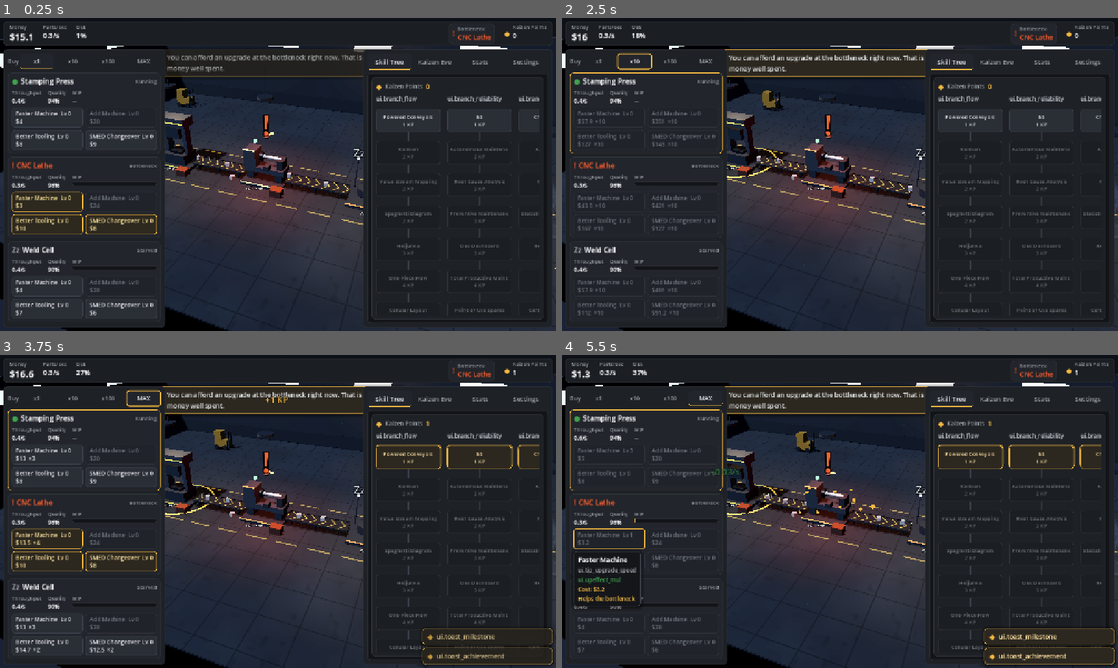
Above: before the commit, frames 1-4 (two rows, left to right).
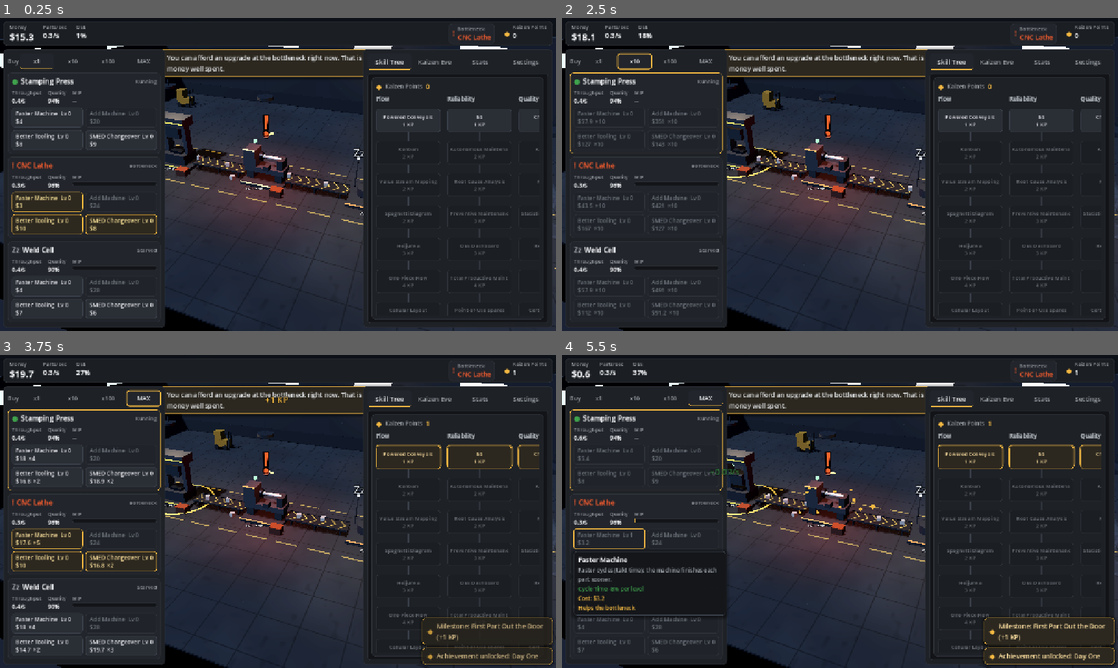
Above: after the commit, the same moments.

Repository: LukeBesel/MinerGame
Game: Godot game, scene res://src/core/main.tscn
The game is run twice, just before and just after one commit, with the same random seed, the same clock (stepped at 60 frames per second) and the same inputs.
Inputs (mouse positions are in pixels of both pictures, inside the frame that each line leads up to):
- Up to frame 1 (0.25 s): no input
- Up to frame 2 (2.5 s): tap Enter (ui_accept) at 0.5 s; drag from (645, 111) to (895, 105) at 0.52 s; click "x1" at 1.25 s; click "x10" at 2 s
- Up to frame 3 (3.75 s): click "x100" at 2.75 s; click "MAX" at 3.5 s
- Up to frame 4 (5.5 s): click (612, 455) at 4.25 s, where only the run before the commit has a clickable "Faster Machine Lv 0 $13 ×3"; click "Faster Machine Lv 0 $3" at 5 s

The runs differ from the first frame. In frame 1, 1.0% of the frame differs, in the area x 5-97%, y 4-27%; in frame 2, 0.4%; in frame 3, 1.1%; in frame 4, 2.2%, in the area x 2-100%, y 4-98%.

Commit message:
Integration: value-add pricing, boot-order fix, locale merge, Steamworks table, docs
- Enable balance.value_add_pricing (sale price scales with unlocked station count) —
  resolves the flat-pricing trap where unlocks were revenue-negative; unlock-value
  estimator accounts for the (k+1)-station price bump; regression test added
- Boot instances world+HUD before save load so the offline popup catches its signal
- Merge 64 UI/save locale keys into en.json (354 total)
- Generate the complete 30-row Steamworks achievements paste table from data
- Record integration decisions; rewrite KNOWN_ISSUES; full CHANGELOG; commit .uid sidecars

Suite: 126 passed / 0 failed (1379 asserts); BNK_SMOKE boot produces and sells live

Co-Authored-By: Claude Fable 5 <noreply@anthropic.com>
Claude-Session: https://claude.ai/code/session_01UW1R7KequUn9wq9wBxEnr4

Diff:
--- a/src/core/main.gd
+++ b/src/core/main.gd
@@ -11,8 +11,10 @@
 
 func _ready() -> void:
 	InputSetup.register_actions()
+	# Layers first: SaveManager.boot_load() emits offline_report synchronously, so the
+	# HUD must already be subscribed or the "While you were away" popup is lost.
+	_instance_layers()
 	_boot_game()
-	_instance_layers()
 	EventBus.load_completed.emit()
 	_maybe_run_smoke()
 
--- a/src/data/balance.json
+++ b/src/data/balance.json
@@ -1,6 +1,7 @@
 {
 	"schema_version": 1,
 	"price_per_part": 1.5,
+	"value_add_pricing": true,
 	"starting_money": 15,
 	"tick_rate": 10,
 	"buffer_base_cap": 100,
--- a/src/data/locale/en.json
+++ b/src/data/locale/en.json
@@ -5,7 +5,6 @@
 	"station.paint": "Paint Booth",
 	"station.assembly": "Assembly Cell",
 	"station.pack": "QA & Packout",
-
 	"upgrade.speed": "Faster Machine",
 	"upgrade.speed.tip": "Trim seconds off every cycle. The classic first move.",
 	"upgrade.machine": "Add Machine",
@@ -14,7 +13,6 @@
 	"upgrade.tooling.tip": "Sharper dies and truer fixtures — fewer parts take the walk of shame to the scrap bin.",
 	"upgrade.smed": "SMED Changeover",
 	"upgrade.smed.tip": "Faster tool swaps mean less downtime between jobs and more time actually making things.",
-
 	"skill.powered_conveyors.name": "Powered Conveyors",
 	"skill.powered_conveyors.tip": "Motorized belts pace the whole line — and from here on you can watch flow visibly speed up as you improve it.",
 	"skill.kanban.name": "Kanban",
@@ -35,7 +33,6 @@
 	"skill.pull_system.tip": "Downstream demand pulls work through the line. Nothing gets built on a hunch.",
 	"skill.drum_buffer_rope.name": "Drum-Buffer-Rope",
 	"skill.drum_buffer_rope.tip": "March the whole line to the bottleneck's drumbeat — Theory of Constraints, the very game you are playing.",
-
 	"skill.five_s.name": "5S",
 	"skill.five_s.tip": "Sort, Set in order, Shine, Standardize, Sustain. A clean station is a station you can trust.",
 	"skill.autonomous_maintenance.name": "Autonomous Maintenance",
@@ -56,7 +53,6 @@
 	"skill.lights_out_shift.tip": "The line keeps running while you're away. The machines don't miss you. Honestly.",
 	"skill.zero_breakdowns.name": "Zero Breakdowns",
 	"skill.zero_breakdowns.tip": "The TPM dream: machines that simply do not stop unless asked nicely.",
-
 	"skill.check_sheets.name": "Check Sheets",
 	"skill.check_sheets.tip": "Tally marks on a clipboard — the humble ancestor of every quality system on Earth.",
 	"skill.andon_cord.name": "Andon Cord",
@@ -77,7 +73,6 @@
 	"skill.quality_at_source.tip": "Every station inspects its own work. Final inspection stops playing goalie.",
 	"skill.built_in_quality.name": "Built-In Quality",
 	"skill.built_in_quality.tip": "Quality designed into the process itself. The scrap bin starts collecting dust.",
-
 	"skill.time_study.name": "Time Study",
 	"skill.time_study.tip": "Stand at the line with a stopwatch and learn where seconds go to die.",
 	"skill.smed_workshop.name": "SMED",
@@ -98,7 +93,6 @@
 	"skill.chaku_chaku.tip": "'Load-load': the operator drops a part in and walks on; machines eject their own.",
 	"skill.flow_at_takt.name": "Flow at Takt",
 	"skill.flow_at_takt.tip": "The whole line breathing in rhythm — the quiet hum of a plant at peace.",
-
 	"skill.morning_huddle.name": "Morning Huddle",
 	"skill.morning_huddle.tip": "Five minutes at the whiteboard so the whole crew rows in the same direction.",
 	"skill.cross_training.name": "Cross-Training",
@@ -121,7 +115,6 @@
 	"skill.hoshin_kanri.tip": "Point every improvement at the same true north. Effort stops canceling itself out.",
 	"skill.ci_manager.name": "CI Manager",
 	"skill.ci_manager.tip": "A Continuous Improvement manager who buys the best upgrade for you. Delegation: the final lean tool.",
-
 	"ms.first_part": "First Part Out the Door",
 	"ms.parts_100": "100 Parts Made",
 	"ms.parts_2500": "2,500 Parts Made",
@@ -146,7 +139,6 @@
 	"ms.upgrades_50": "50 Upgrades Installed",
 	"ms.oee_50": "OEE Above 50%",
 	"ms.oee_70": "OEE Above 70%",
-
 	"ach.ACH_FIRST_PART.name": "Day One",
 	"ach.ACH_FIRST_PART.desc": "Ship your first gizmo. Frame the invoice.",
 	"ach.ACH_PARTS_100.name": "Batch of a Hundred",
@@ -207,7 +199,6 @@
 	"ach.ACH_KAIZEN_7.desc": "Hold 7 Kaizen Events.",
 	"ach.ACH_WORLD_CLASS.name": "World Class",
 	"ach.ACH_WORLD_CLASS.desc": "Hold 15 Kaizen Events. Toyota would like a word. A kind one.",
-
 	"hint.hint_starved": "A station is starving — its input bin is empty. The real problem is upstream: speed up the station before it.",
 	"hint.hint_afford_fix": "You can afford an upgrade at the bottleneck right now. That is always money well spent.",
 	"hint.hint_stuck_90": "The same station has been the constraint for a while. Focus your spending there — improving anything else improves nothing.",
@@ -218,7 +209,6 @@
 	"hint.hint_gemba": "Press Tab to walk the floor. Problems look different from where the work actually happens.",
 	"hint.hint_watch": "Watch the line flow: parts pile up in front of the slowest station, and red means 'fix me first.'",
 	"hint.hint_buffers": "Big piles between stations feel safe, but they just hide problems. Lean folk say 'inventory' the way sailors say 'leak.'",
-
 	"ui.money": "Money",
 	"ui.parts_per_sec": "Parts/sec",
 	"ui.oee": "OEE",
@@ -298,5 +288,69 @@
 	"ui.close": "Close",
 	"ui.cancel": "Cancel",
 	"ui.confirm": "Confirm",
-	"ui.new_game": "New Game"
+	"ui.new_game": "New Game",
+	"ui.ok": "OK",
+	"ui.no_data": "Nothing here yet.",
+	"ui.money_amount": "${0}",
+	"ui.kp_amount": "{0} KP",
+	"ui.mult_value": "x{0}",
+	"ui.dur_h": "{0}h",
+	"ui.dur_m": "{0}m",
+	"ui.dur_s": "{0}s",
+	"ui.offline_parts": "Parts produced: {0}",
+	"ui.prestige_done_title": "Kaizen Event complete!",
+	"ui.prestige_done_body": "+{0} CI Points — the whole line now runs at {1}.",
+	"ui.stats_multiplier": "Line Multiplier",
+	"ui.stats_stations": "Per-Station Throughput",
+	"ui.settings_audio": "Audio",
+	"ui.settings_display": "Display",
+	"ui.settings_controls": "Controls",
+	"ui.settings_save": "Save Data",
+	"ui.settings_copy": "Copy",
+	"ui.settings_paste": "Paste",
+	"ui.settings_apply": "Apply",
+	"ui.settings_paste_here": "Paste your save string here…",
+	"ui.toast_copied": "Copied to clipboard.",
+	"ui.toast_achievement": "Achievement unlocked: {0}",
+	"ui.toast_milestone": "Milestone: {0} (+{1})",
+	"ui.branch_flow": "Flow",
+	"ui.branch_reliability": "Reliability",
+	"ui.branch_quality": "Quality",
+	"ui.branch_speed": "Speed",
+	"ui.branch_people": "People",
+	"ui.scope_all": "all stations",
+	"ui.scope_station": "{0} only",
+	"ui.effect_stat_mult": "{0} {1} ({2})",
+	"ui.effect_stat_toward_one": "{0} closes {1} of the gap to 100% ({2})",
+	"ui.effect_stat_add": "{0} +{1} ({2})",
+	"ui.effect_global_throughput_mult": "Whole line {0}",
+	"ui.effect_price_mult": "Sale price {0}",
+	"ui.effect_upgrade_cost_mult": "Upgrade costs {0}",
+	"ui.effect_offline_cap_add_hours": "+{0}h offline cap",
+	"ui.effect_offline_rate_mult": "Offline earnings {0}",
+	"ui.effect_kp_passive_per_min": "+{0} Kaizen Points per minute",
+	"ui.effect_buffer_cap_mult": "Buffer capacity {0}",
+	"ui.effect_scrap_refund_frac": "{0} of scrapped parts refunded",
+	"ui.effect_starting_money_add": "+{0} starting money after a Kaizen Event",
+	"ui.effect_auto_buyer": "CI manager buys the best upgrade every {0}s",
+	"ui.effect_unlock_feature": "Unlocks: {0}",
+	"ui.upeffect_mul": "{0} {1} per level",
+	"ui.upeffect_add": "{0} {1} per level",
+	"ui.upeffect_toward_one": "{0} closes {1} of the gap to 100% per level",
+	"ui.tip_money": "Cash from sold parts. Spend it on station upgrades and unlocks.",
+	"ui.tip_pps": "Finished parts sold per second at the end of the line.",
+	"ui.tip_oee": "Overall Equipment Effectiveness: actual output vs. the line's theoretical best. World-class plants hit ~85%.",
+	"ui.tip_bottleneck": "The slowest station sets the pace of the whole line (Theory of Constraints). Fix it first — click to jump to it.",
+	"ui.tip_kp": "Kaizen Points — earned at milestones. Spend them in the Skill Tree.",
+	"ui.tip_cip": "Continuous Improvement Points from Kaizen Events. Each one permanently speeds up every future factory.",
+	"ui.tip_buy_mult": "How many upgrade levels each click buys. MAX buys as many as you can afford.",
+	"ui.tip_throughput": "Good parts this station finishes per second.",
+	"ui.tip_quality": "Share of parts that pass inspection. The rest become scrap.",
+	"ui.tip_wip": "Work In Progress waiting in front of this station. A full buffer blocks the station upstream.",
+	"ui.tip_unlock": "Extends the line with a new station. A longer line sells parts for more.",
+	"ui.tip_upgrade_speed": "Faster cycles (takt time): the machine finishes each part sooner.",
+	"ui.tip_upgrade_machine": "Adds a parallel machine so the station works several parts at once.",
+	"ui.tip_upgrade_tooling": "Better tooling and poka-yoke: fewer defects, less scrap.",
+	"ui.tip_upgrade_smed": "Quick changeover (SMED): swap tooling in seconds instead of minutes, so less time is lost between runs.",
+	"save.corrupt_new_game": "Your save file was corrupted — starting a new game."
 }
--- a/src/sim/sim_engine.gd
+++ b/src/sim/sim_engine.gd
@@ -192,6 +192,11 @@
 	_global_mult = float(_mods["global_throughput_mult"]) * cip_multiplier()
 	_buffer_cap = maxf(_bal_f("buffer_base_cap", 100.0) * float(_mods["buffer_cap_mult"]), 1.0)
 	_price_each_f = _bal_f("price_per_part", 1.0) * float(_mods["price_mult"])
+	if _value_add_pricing():
+		# Value-add pricing (balance.value_add_pricing): every unlocked stage adds one
+		# price unit per part — the ToC "throughput = money rate" reading. Makes line
+		# extension a genuine revenue decision instead of a yield penalty.
+		_price_each_f *= maxf(1.0, float(_k_unlocked))
 	_sale_price = BigNum.from_float(_price_each_f)
 	_eff = []
 	for i in stations_def.size():
@@ -853,7 +858,11 @@
 		var eff: Dictionary = _eff[i]
 		suffix_q *= float(eff["quality"])
 		best = minf(best, float(eff["proc_rate"]) * suffix_q)
-	return best * _price_each_f - cur_rps
+	var price_after: float = _price_each_f
+	if _value_add_pricing() and _k_unlocked > 0:
+		# The unlocked line will sell at the (k+1)-station price.
+		price_after = _price_each_f / float(_k_unlocked) * float(_k_unlocked + 1)
+	return best * price_after - cur_rps
 
 
 func _steady_pps_with(override_index: int, override_eff: Dictionary) -> float:
@@ -1100,6 +1109,10 @@
 	return float(balance.get(key, default_value))
 
 
+func _value_add_pricing() -> bool:
+	return bool(balance.get("value_add_pricing", false))
+
+
 func _bal_sub(sub: String, key: String, default_value: Variant) -> Variant:
 	var d: Variant = balance.get(sub, {})
 	if typeof(d) != TYPE_DICTIONARY:
--- a/tests/test_line.gd
+++ b/tests/test_line.gd
@@ -255,3 +255,20 @@
 	assert_near(event_sum, e.scrap_total, 0.2, "batched scrap events track the total")
 	var v1: Dictionary = e.get_station_view(1)
 	assert_near(float(v1["scrap_rate"]), 0.5 * 0.2, 0.02, "scrap_rate = proc * (1-q) at steady")
+
+
+func test_value_add_pricing_flag() -> void:
+	var db_va: Dictionary = Autoplayer.fixture_db()
+	db_va["balance"]["value_add_pricing"] = true
+	var flat = _engine()
+	var va = SimEngineScript.new_game(db_va)
+	_run(flat, 60.0)
+	_run(va, 60.0)
+	var flat_earned: float = flat.money_earned.to_float()
+	assert_true(flat_earned > 0.0, "flat engine earned revenue")
+	assert_near(va.money_earned.to_float(), flat_earned * 3.0,
+			flat_earned * 1e-6 + 1e-9,
+			"value-add price = flat x unlocked station count (3)")
+	var next: int = va.next_locked_index()
+	assert_true(va.estimate_unlock_delta_rps(next) > flat.estimate_unlock_delta_rps(next),
+			"unlock valuation includes the (k+1)-station price bump")
Not shown, added: src/core/event_bus.gd.uid
Not shown, added: src/core/game.gd.uid
Not shown, added: src/core/input_setup.gd.uid
Not shown, added: src/core/locale.gd.uid
Not shown, added: src/core/main.gd.uid
Not shown, added: src/juice/audio_director.gd.uid
Not shown, added: src/juice/juice.gd.uid
Not shown, added: tests/autoplayer.gd.uid
Not shown, added: tests/run_tests.gd.uid
Not shown, added: tests/test_bignum.gd.uid
Not shown, added: tests/test_effects.gd.uid
Not shown, added: tests/test_framework.gd.uid
(and 11 more such lines)
